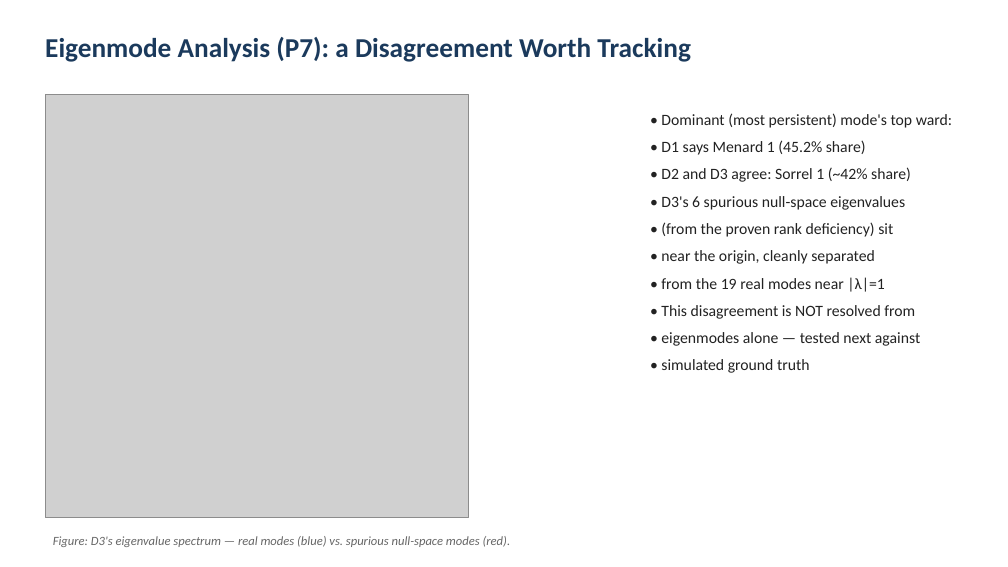
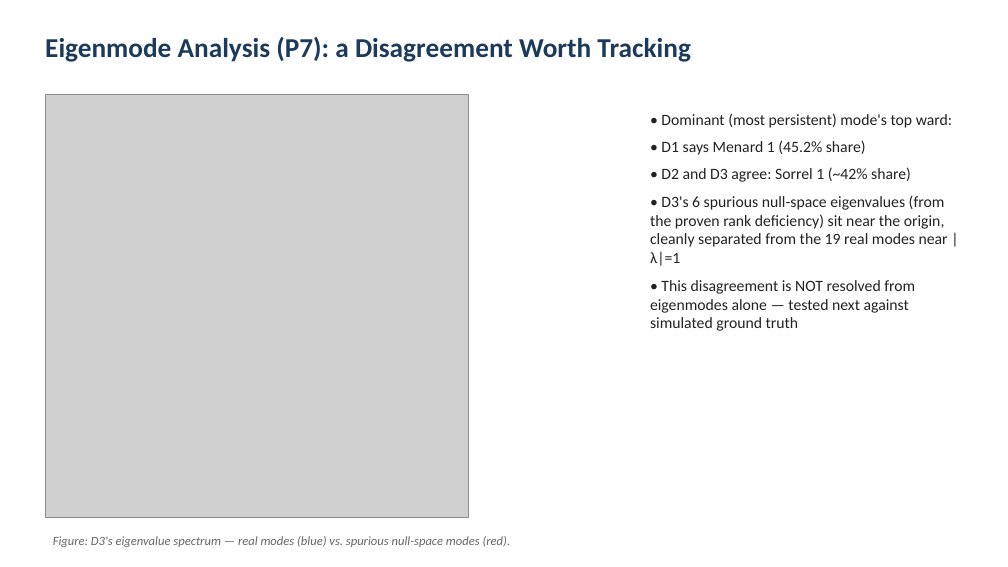
Before and after one commit to kirangautham-82899/Hospital-Acquired-Infection-Networks, a slide deck: slide 11 of P30_slides.pptx. Drawn at 1008x567 pixels with LibreOffice and Linux fonts; fonts in the diff are those of the drawing; grey boxes stand for pictures. Boxes give left, top, right and bottom in pixels: in the first picture for what was removed or moved away, otherwise in the second. Text is boxed around its words. In the diff, an @@ line names an element or a change of style, - is before the commit and + after.

```diff
--- a/P30_slides.pptx
+++ b/P30_slides.pptx
@@ text at box(650, 195, 948, 331): text changed @@
-• D3's 6 spurious null-space eigenvalues
-• (from the proven rank deficiency) sit
-• near the origin, cleanly separated
-• from the 19 real modes near |λ|=1
-• This disagreement is NOT resolved from
-• eigenmodes alone — tested next against
-• simulated ground truth
+• D3's 6 spurious null-space eigenvalues (from the proven rank deficiency) sit near the origin, cleanly separated from the 19 real modes near |λ|=1
+• This disagreement is NOT resolved from eigenmodes alone — tested next against simulated ground truth
```
Also in this commit, not shown: 6 other slides changed, 1 other file.
